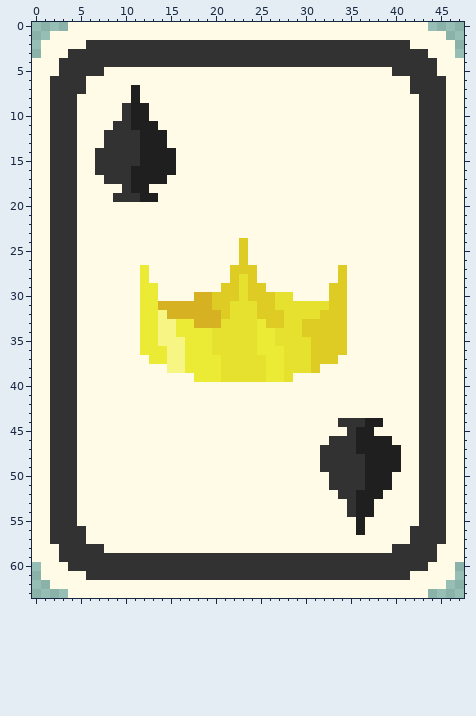
Pixel-art sprite: sprites/spades/spades_king.png. The first picture shows the starting point.
The file is 48x64 pixels.
Once edited:
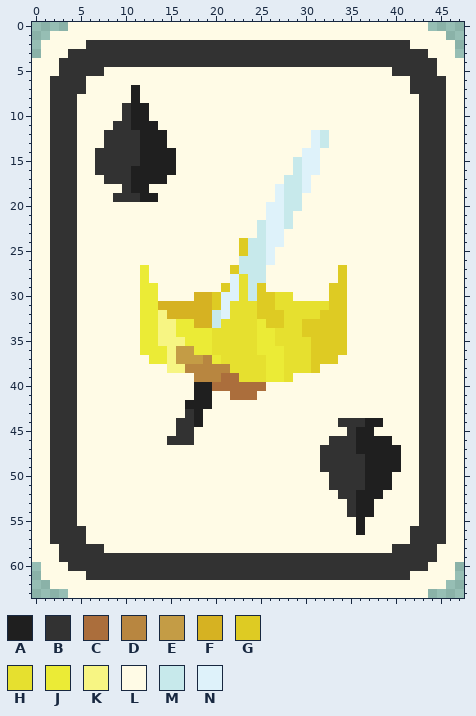
Palette (. is transparent): A #1f1f1f  B #323232  C #ab6e3c  D #b88640  E #c49c45  F #d6b222  G #decb23  H #e6e02f  J #ebeb36  K #f7f583  L #fffbe6  M #c7e9eb  N #def2fa
Diff:
Colour L gives way to colour A in rows 40 to 41 at x 18 to 19; in row 42 at x 17 to 19; in rows 43 to 44 at x 18.
Colour L gives way to colour B in row 43 at x 17; in rows 44 to 45 at x 16 to 17; in row 46 at x 15 to 17.
Colour H gives way to colour C in row 39 at x 21 to 22.
Colour L gives way to colour C in row 40 at x 20 to 25; in row 41 at x 22 to 24.
Colour H gives way to colour D in row 38 at x 21.
Colour J gives way to colour D in row 37 at x 19; in row 38 at x 17 to 20; in row 39 at x 18 to 20.
Colour J gives way to colour E in row 36 at x 17; in row 37 at x 17 to 18.
Colour K gives way to colour E in rows 36 to 37 at x 16.
Colour F gives way to colour M in rows 32 to 33 at x 20.
Colour G gives way to colour M in row 26 at x 23; in row 27 at x 23 to 24; in rows 28 to 30 at x 24.
Colour L gives way to colour M in rows 12 to 13 at x 32; in rows 15 to 16 at x 29; in rows 17 to 20 at x 28 to 29; in row 21 at x 28; in row 22 at x 25 and 28; in row 23 at x 25.
Colour L gives way to colour M in rows 24 to 26 at x 24 to 25; in rows 27 to 28 at x 25.
Colour G gives way to colour N in rows 28 to 29 at x 22; in row 30 at x 21 to 22; in rows 31 to 32 at x 21.
Colour L gives way to colour N in rows 12 to 13 at x 31; in rows 14 to 16 at x 30 to 31; in row 17 at x 30; in row 18 at x 27 and 30; in row 19 at x 27; in rows 20 to 24 at x 26 to 27.
Colour L gives way to colour N in rows 25 to 26 at x 26.
